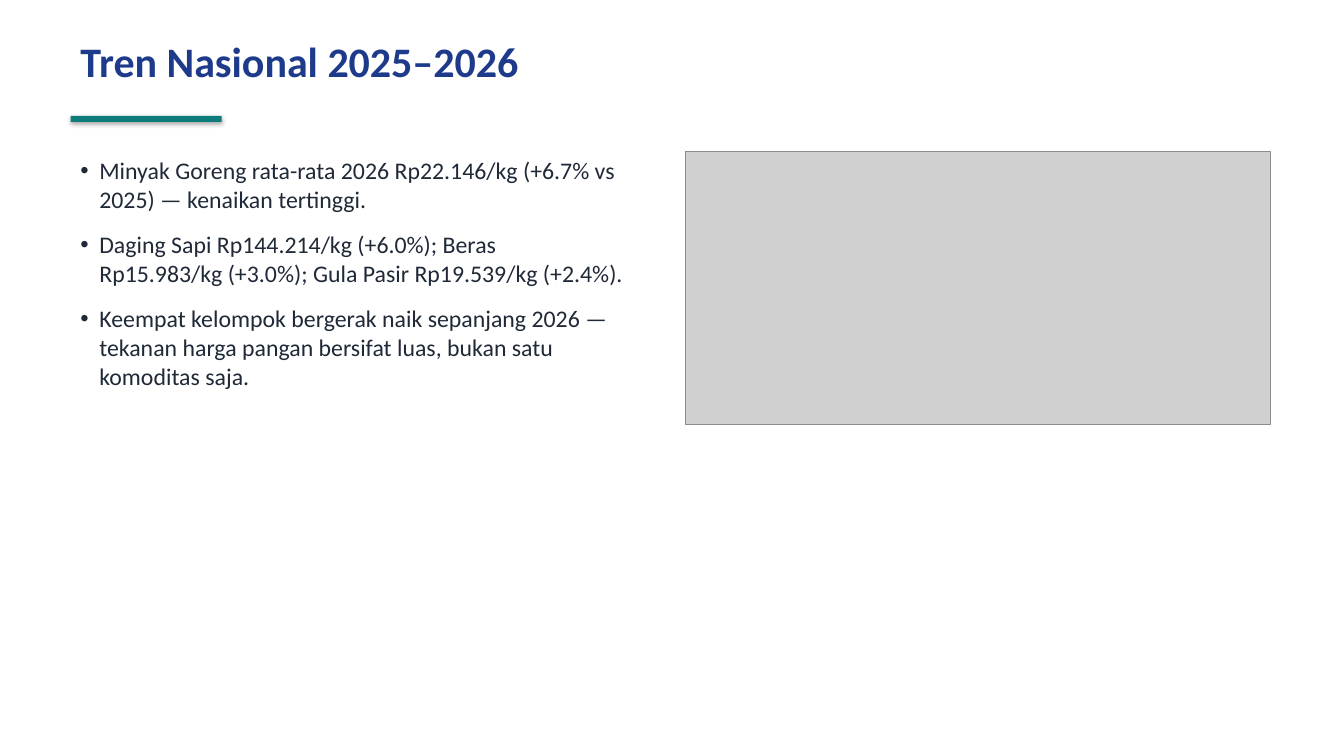
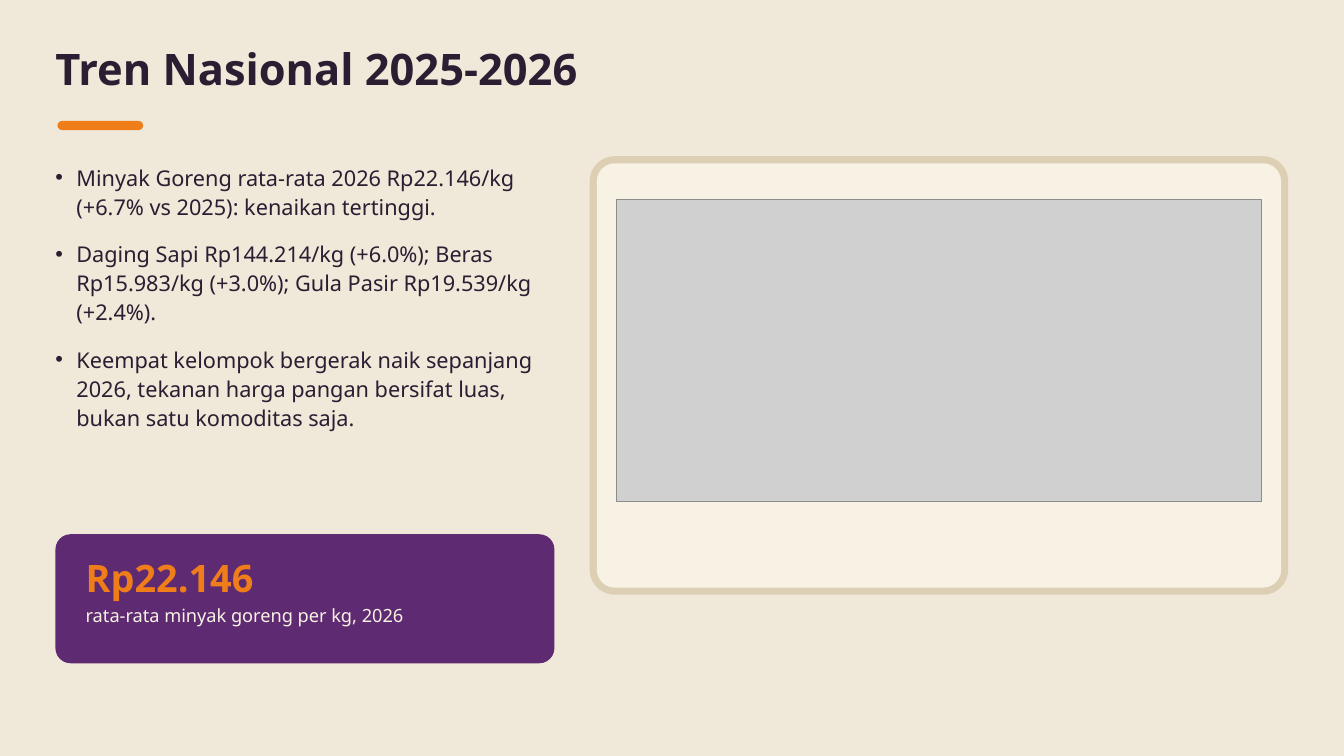
Before and after one commit to baghizash/harga-pangan-nasional-2026, a slide deck: slide 4 of Portofolio-Analisis-Harga-Pangan.pptx. Drawn at 1344x756 pixels with LibreOffice and Linux fonts; fonts in the diff are those of the drawing; grey boxes stand for pictures. Boxes give left, top, right and bottom in pixels: in the first picture for what was removed or moved away, otherwise in the second. Text is boxed around its words. In the diff, an @@ line names an element or a change of style, - is before the commit and + after.

```diff
--- a/Portofolio-Analisis-Harga-Pangan.pptx
+++ b/Portofolio-Analisis-Harga-Pangan.pptx
@@ background #FFFFFF to #F0E8D8 @@
@@ text at <box>55,52,578,86</box>: text changed; size 30 to 31 pt; font Calibri to Noto Sans; text colour #1E3A8A to #2A1E33 @@
-Tren Nasional 2025–2026
+Tren Nasional 2025-2026
@@ rounded rectangle: place and size @@
-rounded rectangle at <box>71,116,222,122</box>
+rounded rectangle at <box>57,121,143,130</box>
@@ rounded rectangle at <box>57,121,143,130</box>: rectangle to rounded rectangle; fill #0E7C7B to #EF7D1A; shadow off @@
@@ text "Minyak Goreng rata-rata 2026 Rp22.146/kg ...": place and size @@
-text "Minyak Goreng rata-rata 2026 Rp22.146/kg ..." at <box>99,162,623,389</box>
+text "Minyak Goreng rata-rata 2026 Rp22.146/kg ..." at <box>76,169,532,431</box>
@@ text at <box>76,169,515,221</box>: text changed; size 17 to 15.5 pt; font Calibri to Noto Sans; text colour #1F2937 to #2A1E33 @@
-• Minyak Goreng rata-rata 2026 Rp22.146/kg (+6.7% vs 2025) — kenaikan tertinggi.
+• Minyak Goreng rata-rata 2026 Rp22.146/kg (+6.7% vs 2025): kenaikan tertinggi.
@@ rounded rectangle added at <box>590,156,1289,595</box>, fill #DDCFB4 @@
@@ rounded rectangle added at <box>597,163,1281,588</box>, fill #F8F2E4 @@
@@ picture: place and size @@
-picture at <box>686,151,1270,424</box>
+picture at <box>617,200,1262,501</box>
@@ text at <box>76,245,532,324</box>: size 17 to 15.5 pt, font Calibri to Noto Sans, text colour #1F2937 to #2A1E33 in "Daging Sapi Rp144.214/kg (+6.0%); Beras Rp15.983/kg (+3.0%); ..."; indent changed; line spacing 1 to 1.12; more space between paragraphs @@
@@ text at <box>76,351,532,431</box>: text changed; size 17 to 15.5 pt; font Calibri to Noto Sans; text colour #1F2937 to #2A1E33 @@
-• Keempat kelompok bergerak naik sepanjang 2026 — tekanan harga pangan bersifat luas, bukan satu komoditas saja.
+• Keempat kelompok bergerak naik sepanjang 2026, tekanan harga pangan bersifat luas, bukan satu komoditas saja.
@@ rounded rectangle added at <box>55,534,555,663</box>, fill #5E2A72 @@
@@ text added at <box>86,564,404,627</box>, 13 pt, text #F8F2E4 @@
+Rp22.146
+rata-rata minyak goreng per kg, 2026
```
Also in this commit, not shown: 9 other slides changed.
